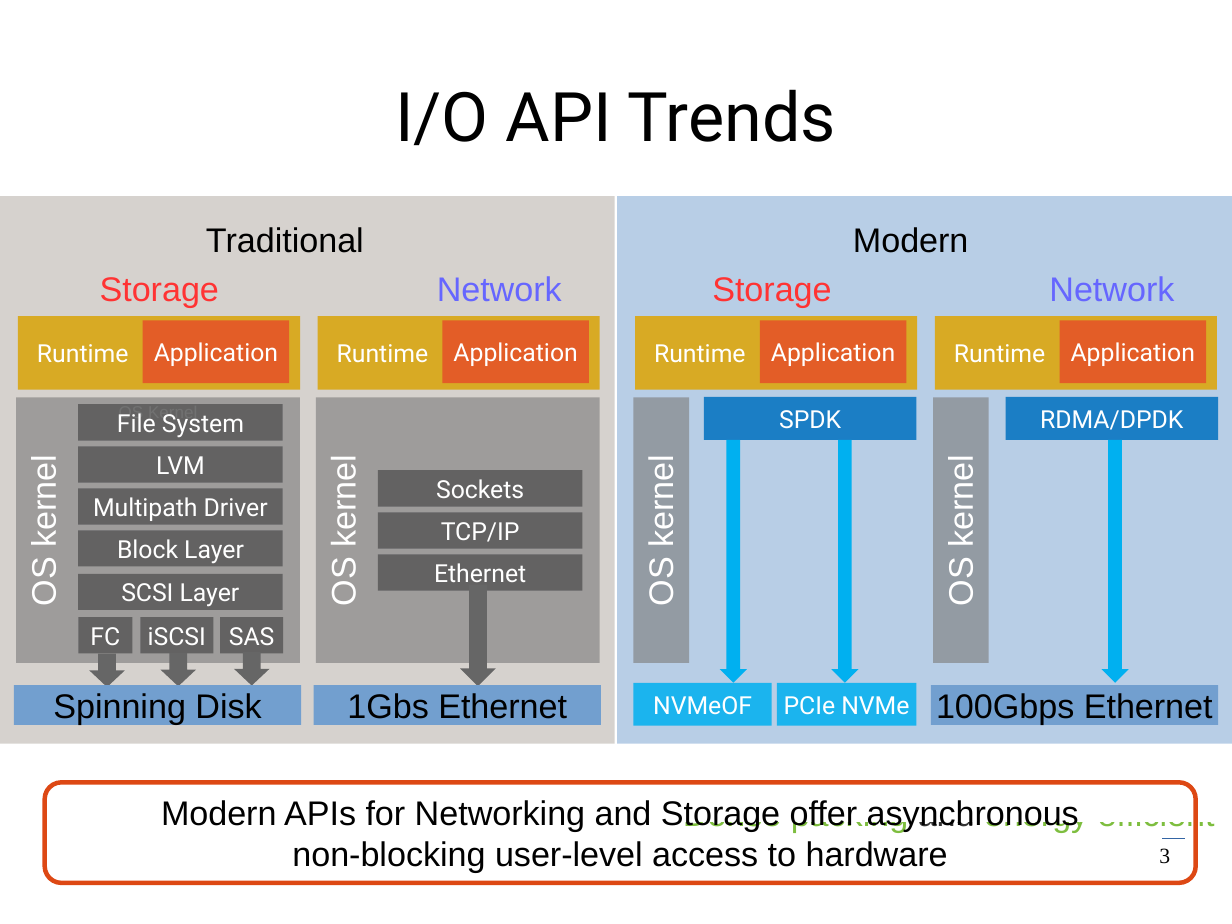
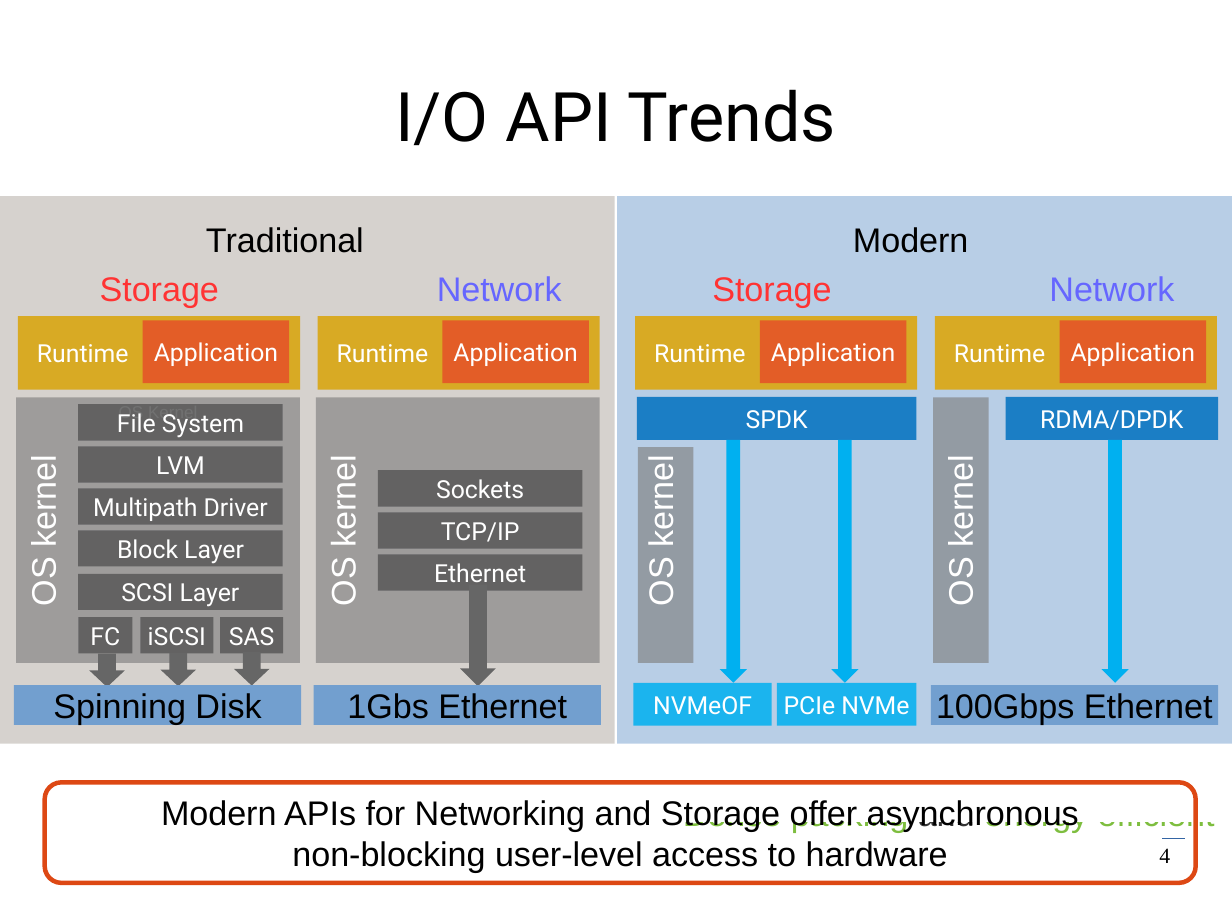
Before and after one commit to huangyibo/spark-summit-17, a slide deck: slide 4 of crail-spark-summit.odp (slide 3 before the commit). Drawn at 1232x924 pixels with LibreOffice and Linux fonts; fonts in the diff are those of the drawing. Boxes give left, top, right and bottom in pixels: in the first picture for what was removed or moved away, otherwise in the second. Text is boxed around its words. In the diff, an @@ line names an element or a change of style, - is before the commit and + after.

```diff
--- a/crail-spark-summit.odp
+++ b/crail-spark-summit.odp
@@ rectangle "SPDK" resized from (x1=704, y1=397, x2=917, y2=439) to (x1=637, y1=397, x2=917, y2=439) @@
@@ rectangle resized from (x1=634, y1=397, x2=690, y2=663) to (x1=638, y1=447, x2=694, y2=663) @@
@@ page number at (x1=1159, y1=848, x2=1170, y2=863): text changed @@
-3
+4
```
Also in this commit, not shown: 2 other slides changed, 4 slides added, 1 slide removed.
